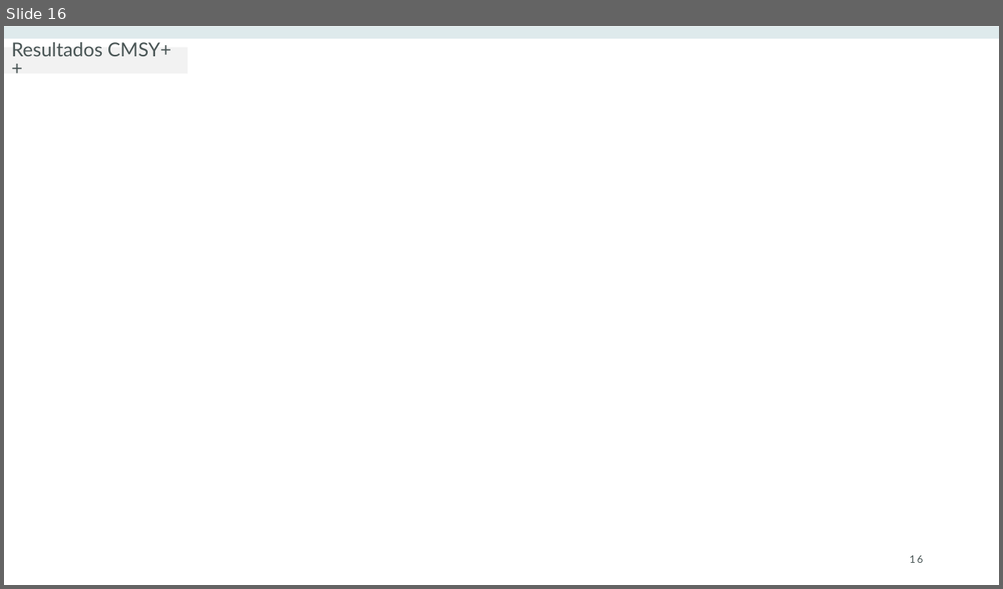
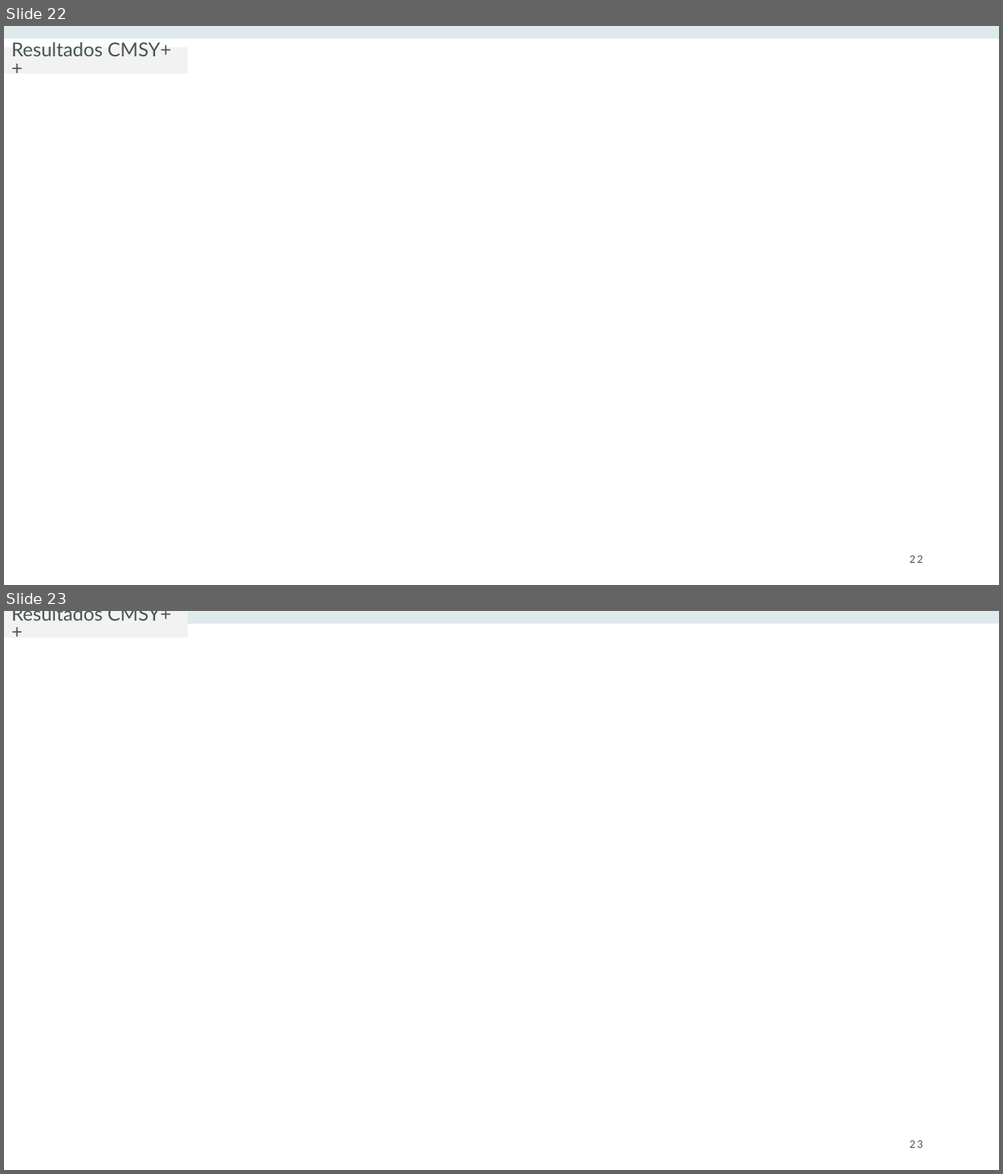
Before and after one commit to lucazsilva/Cabo-Verde---Stock-Assessment, a slide deck: Catch models/Avaliação da Cavala (Decapterus macarellus).pptx. Shown one above the other, each under a label of ours: slide 16 before the commit, slides 22 and 23 after it. The pictures are 1003x589 and 1003x1174 pixels, drawn with LibreOffice and Linux fonts; fonts in the diff are those of the drawing; background and template pictures are left out. Boxes give left, top, right and bottom in pixels: in the first picture for what was removed or moved away, otherwise in the second. Text is boxed around its words. In the diff, an @@ line names an element or a change of style, - is before the commit and + after.

```diff
--- a/Catch models/Avaliação da Cavala (Decapterus macarellus).pptx
+++ b/Catch models/Avaliação da Cavala (Decapterus macarellus).pptx
@@ slide 23 added at [4,611,999,1170], background picture (left out); not listed: 1 template element that a slide beside it also shows @@
@@ rectangle added at [4,611,188,638], fill #F2F2F2, 18.5 pt, text #4A5656 @@
+Resultados CMSY++
@@ page number added at [909,1141,922,1148], 10 pt, text #4A5656 @@
+23
@@ what was slide 16 is now slide 22 @@
@@ page number at [909,556,922,563]: text changed @@
-16
+22
```
Also in this commit, not shown: 7 slides changed, 9 other slides added, 12 slides removed, 2 other files.
